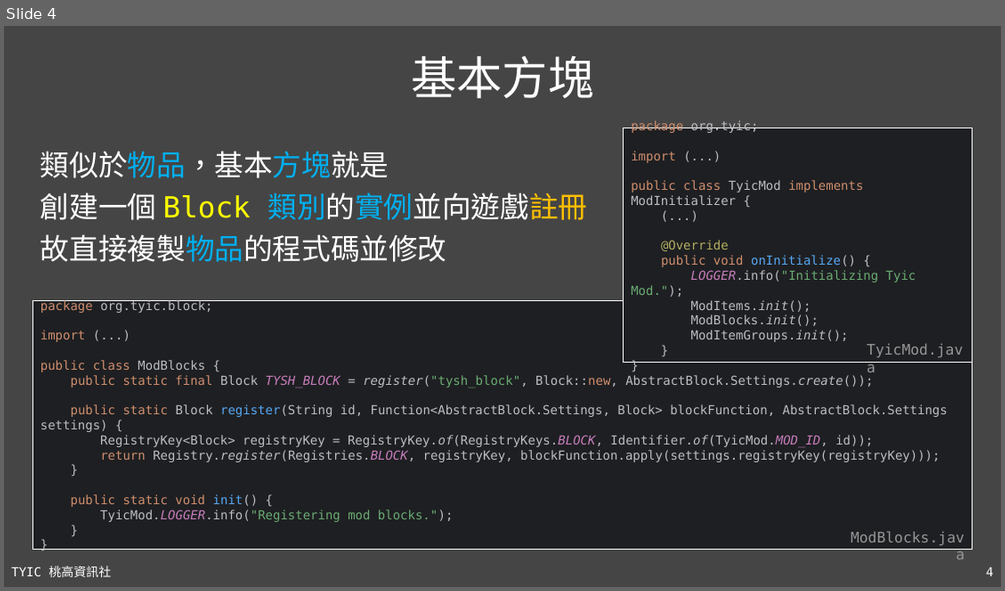
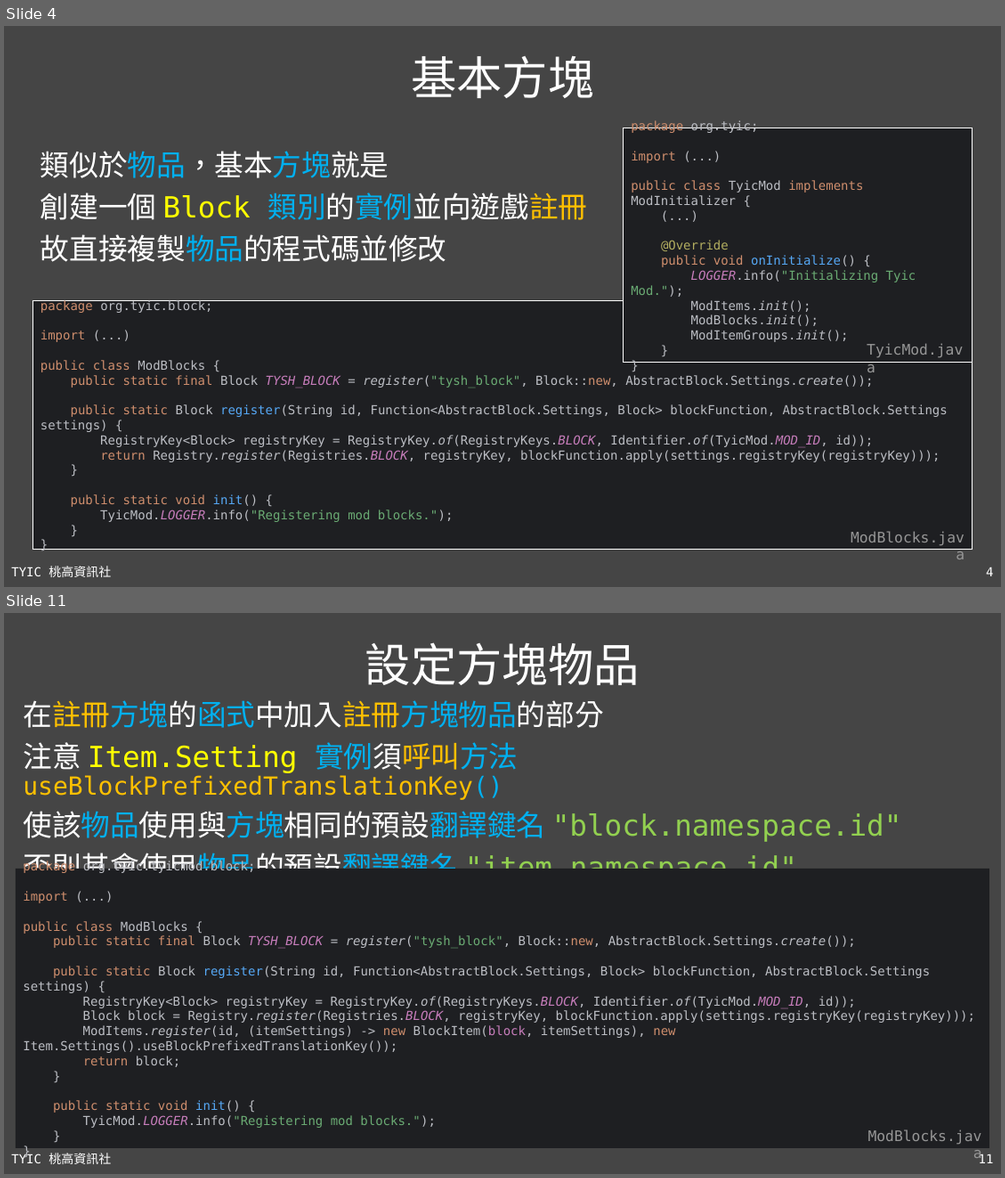
Before and after one commit to TYSHIC/slides, a slide deck: ppt/52_Java專案：方塊.pptx. Shown one above the other, each under a label of ours: slide 4 before the commit, slides 4 and 11 after it; the slides between them are not shown. The pictures are 1005x591 and 1005x1178 pixels, drawn with LibreOffice and Linux fonts; fonts in the diff are those of the drawing. Boxes give left, top, right and bottom in pixels: in the first picture for what was removed or moved away, otherwise in the second. Text is boxed around its words. In the diff, an @@ line names an element or a change of style, - is before the commit and + after.

```diff
--- a/ppt/52_Java專案：方塊.pptx
+++ b/ppt/52_Java專案：方塊.pptx
@@ slide 11 added at [4, 613, 1001, 1174], background #454545; not listed: 2 template elements that a slide beside it also shows @@
@@ title added at [365, 642, 639, 685], 44 pt, text #FFFFFF @@
+設定方塊物品
@@ text added at [23, 700, 902, 873], 28 pt, text #92D050 @@
+在註冊方塊的函式中加入註冊方塊物品的部分
+注意 Item.Setting 實例須呼叫方法 useBlockPrefixedTranslationKey()
+使該物品使用與方塊相同的預設翻譯鍵名 "block.namespace.id"
+否則其會使用物品的預設翻譯鍵名 "item.namespace.id"
@@ rectangle added at [16, 868, 989, 1149], fill #1E1F22, 12 pt, text #BCBEC4 @@
+package org.tyic.tyicmod.block;
+import (...)
+public class ModBlocks {
+public static final Block TYSH_BLOCK = register("tysh_block", Block::new, AbstractBlock.Settings.create());
+public static Block register(String id, Function<AbstractBlock.Settings, Block> blockFunction, AbstractBlock.Settings settings) {
+RegistryKey<Block> registryKey = RegistryKey.of(RegistryKeys.BLOCK, Identifier.of(TyicMod.MOD_ID, id));
+Block block = Registry.register(Registries.BLOCK, registryKey, blockFunction.apply(settings.registryKey(registryKey)));
+ModItems.register(id, (itemSettings) -> new BlockItem(block, itemSettings), new Item.Settings().useBlockPrefixedTranslationKey());
+return block;
+}
+public static void init() {
+TyicMod.LOGGER.info("Registering mod blocks.");
+}
+}
@@ text added at [868, 1129, 982, 1144], 14 pt, text #969696 @@
+ModBlocks.java
```
Also in this commit, not shown: 3 slides changed, 9 other slides added, 4 other files.
